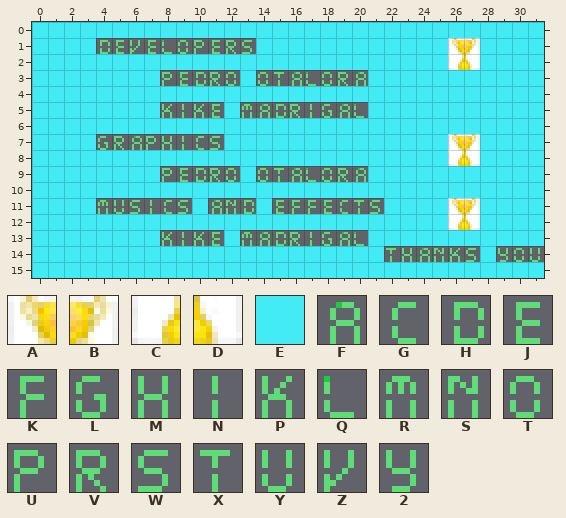
Tiled map, stored at basic/assets/final.tmx. Above, as it was before the edit.
Cells are 8x8 px. Shown: x 0..31, y 0..15.
Key: from "tileset": A 16, B 17, C 18, D 19, E 34, F 58, G 60, H 61, J 62, K 63, L 76, M 77, N 78, P 80, Q 81, R 82, S 83, T 84, U 85, V 87, W 88, X 89, Y 90, Z 91, 2 94.
_ is an empty cell.
Layer "Capa de patrones 1" before, first column x 0:
 0 EEEEEEEEEEEEEEEEEEEEEEEEEEEEEEEE
 1 EEEEHJZJQTUJVWEEEEEEEEEEEEABEEEE
 2 EEEEEEEEEEEEEEEEEEEEEEEEEECDEEEE
 3 EEEEEEEEUJHVTETXFQTVFEEEEEEEEEEE
 4 EEEEEEEEEEEEEEEEEEEEEEEEEEEEEEEE
 5 EEEEEEEEPNPJERFHVNLFQEEEEEEEEEEE
 6 EEEEEEEEEEEEEEEEEEEEEEEEEEEEEEEE
 7 EEEELVFUMNGWEEEEEEEEEEEEEEABEEEE
 8 EEEEEEEEEEEEEEEEEEEEEEEEEECDEEEE
 9 EEEEEEEEUJHVTETXFQTVFEEEEEEEEEEE
10 EEEEEEEEEEEEEEEEEEEEEEEEEEEEEEEE
11 EEEERYWNGWEFSHEJKKJGXWEEEEABEEEE
12 EEEEEEEEEEEEEEEEEEEEEEEEEECDEEEE
13 EEEEEEEEPNPJERFHVNLFQEEEEEEEEEEE
14 EEEEEEEEEEEEEEEEEEEEEEXMFSPWE2TY
15 EEEEEEEEEEEEEEEEEEEEEEEEEEEEEEEE
After:
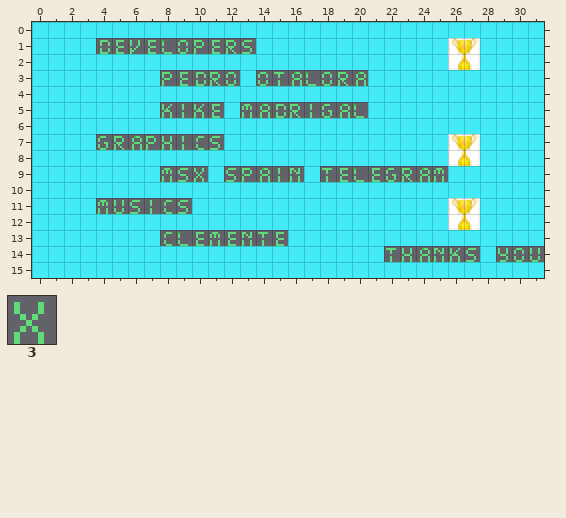
Further tiles: from "tileset": 3 93.
The edit:
Changed rows in their new state; . is an unchanged cell.
Layer "Capa de patrones 1":
first column x 8:
 9 RW3EWUFNSEXJQJLVFR
11 ...EEE.EEEEEEE....
13 GQJRJSXJEEEEE.....
Where, in picture pixels (left, top, right, bottom), the same in both pictures:
changed: (162, 166, 448, 182)
changed: (208, 198, 256, 214)
changed: (272, 198, 384, 214)
changed: (162, 230, 368, 246)
